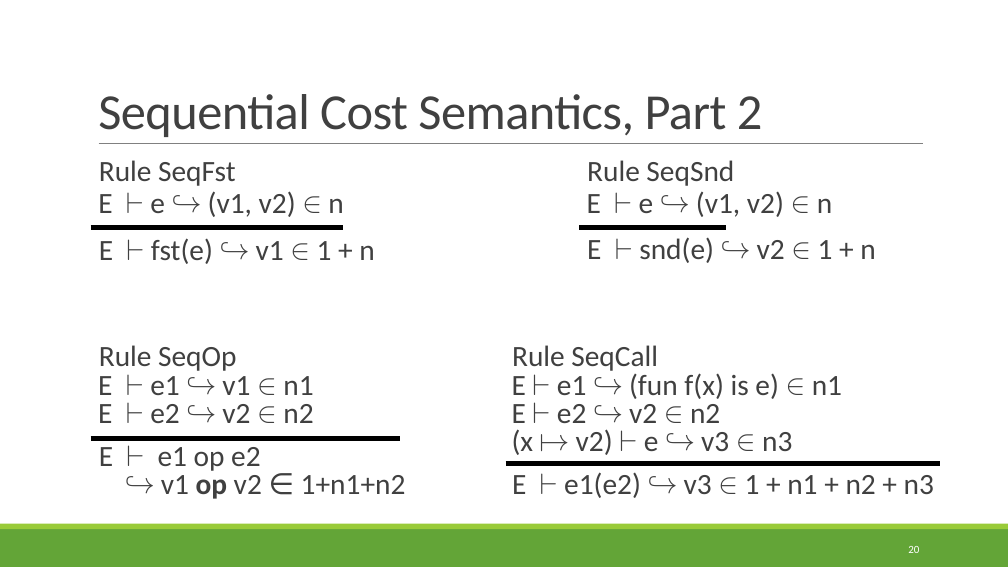
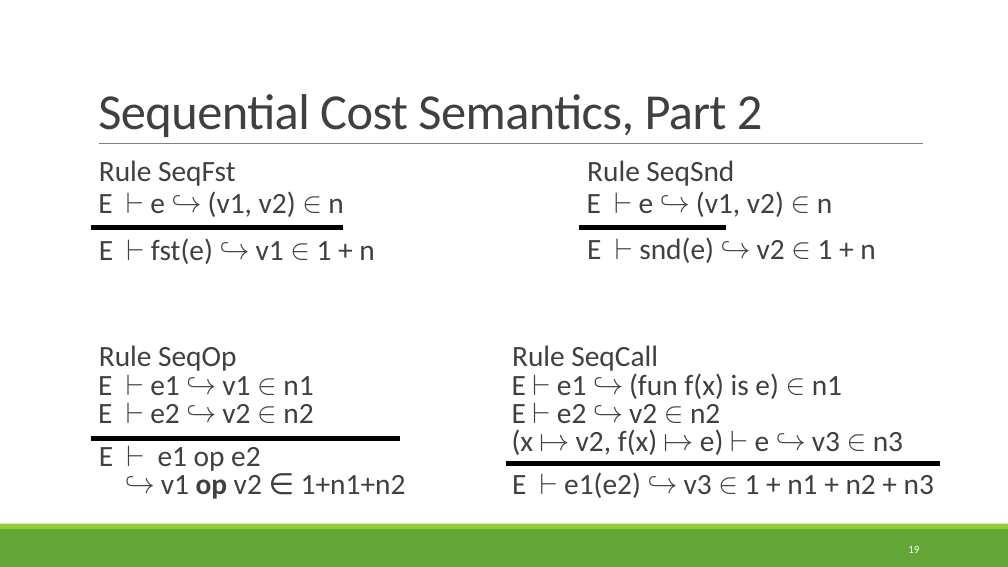
Before and after one commit to rbohrer/pl-course, a slide deck: slide 19 of LectureSlides/15ParallelFunctional.pptx (slide 20 before the commit). Drawn at 1008x567 pixels with LibreOffice and Linux fonts; fonts in the diff are those of the drawing. Boxes give left, top, right and bottom in pixels: in the first picture for what was removed or moved away, otherwise in the second. Text is boxed around its words. In the diff, an @@ line names an element or a change of style, - is before the commit and + after.

```diff
--- a/LectureSlides/15ParallelFunctional.pptx
+++ b/LectureSlides/15ParallelFunctional.pptx
@@ text at [512,345,903,455]: text changed @@
-  Rule SeqCall
-  E ⊢ e1 ↪ (fun f(x) is e) ∈ n1
-  E ⊢ e2 ↪ v2 ∈ n2
-  (x ↦ v2) ⊢ e ↪ v3 ∈ n3
+  Rule SeqCall
+  E ⊢ e1 ↪ (fun f(x) is e) ∈ n1
+  E ⊢ e2 ↪ v2 ∈ n2
+  (x ↦ v2, f(x) ↦ e) ⊢ e ↪ v3 ∈ n3
@@ page number at [908,546,919,553]: text changed @@
-20
+19
```
Also in this commit, not shown: 4 other slides changed, 1 slide removed, 15 other files.
